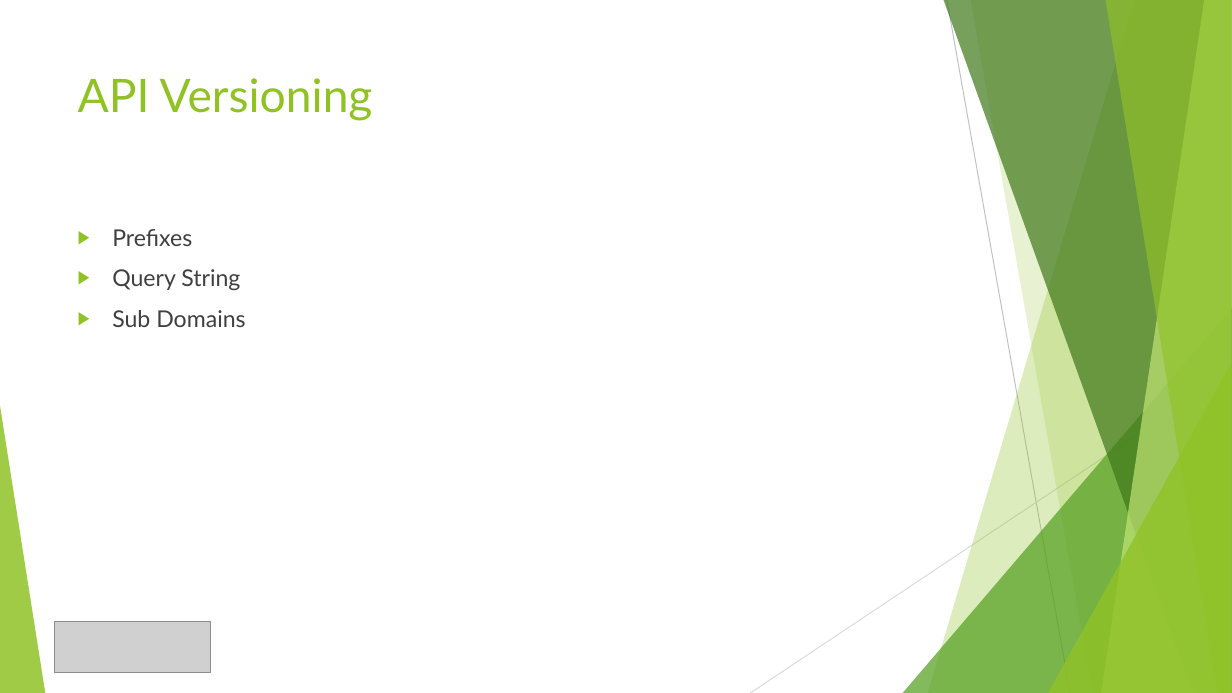
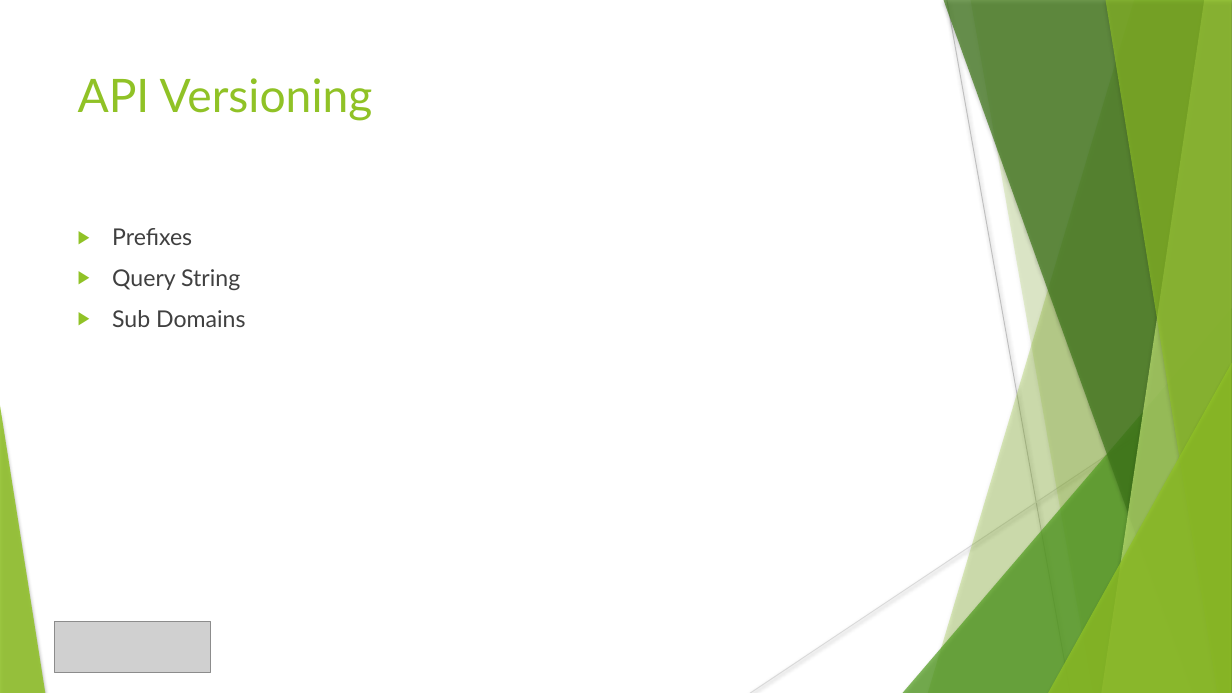
Before and after one commit to crojasaragonez/presentations, a slide deck: slide 17 of web_api_design/web_api_design.pptx. Drawn at 1232x693 pixels with LibreOffice and Linux fonts; fonts in the diff are those of the drawing; grey boxes stand for pictures. Boxes give left, top, right and bottom in pixels: in the first picture for what was removed or moved away, otherwise in the second. Text is boxed around its words. In the diff, an @@ line names an element or a change of style, - is before the commit and + after.

```diff
--- a/web_api_design/web_api_design.pptx
+++ b/web_api_design/web_api_design.pptx
@@ freeform shape at <box>970,0,1232,693</box>: shadow on; outline redrawn @@
@@ shadow on in 7 elements at <box>928,0,1232,693</box>, <box>903,308,1232,693</box>, <box>944,0,1232,693</box>, <box>1102,0,1232,693</box>, <box>1105,0,1232,693</box>, <box>1048,363,1232,693</box>, <box>0,406,45,693</box> @@
```
Also in this commit, not shown: 21 other slides changed.
